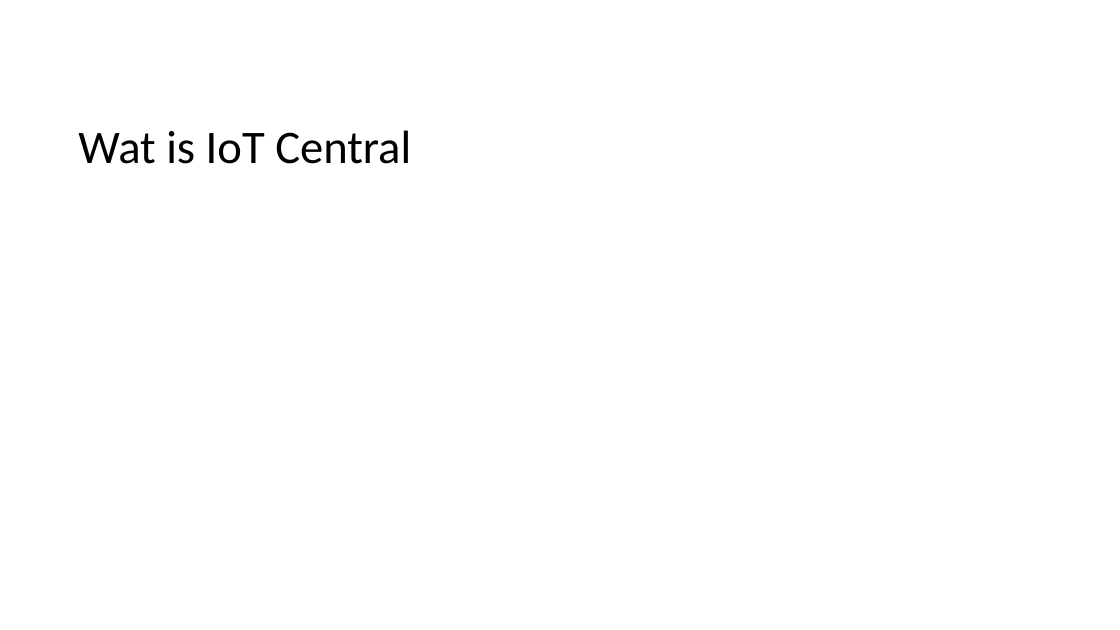
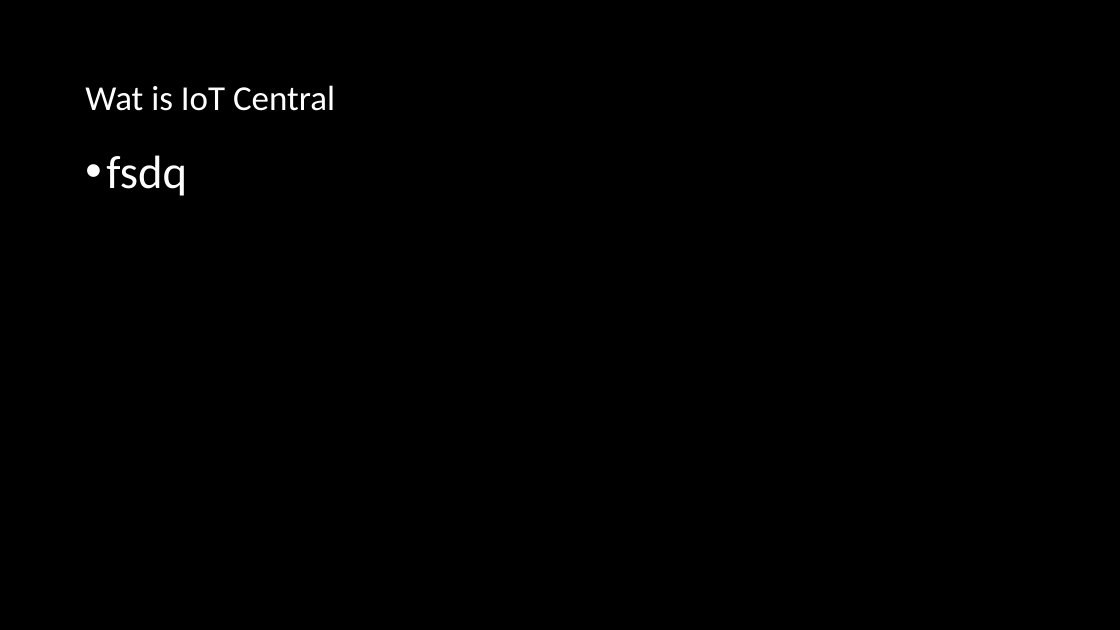
Before and after one commit to thomasgodon/DevCruiseTalk2023, a slide deck: slide 3 of .ppt/Azure Iot Central.pptx. Drawn at 1120x630 pixels with LibreOffice and Linux fonts; fonts in the diff are those of the drawing. Boxes give left, top, right and bottom in pixels: in the first picture for what was removed or moved away, otherwise in the second. Text is boxed around its words. In the diff, an @@ line names an element or a change of style, - is before the commit and + after.

```diff
--- a/.ppt/Azure Iot Central.pptx
+++ b/.ppt/Azure Iot Central.pptx
@@ background #FFFFFF to #000000 @@
@@ text "Wat is IoT Central" moved from (x1=78, y1=130, x2=411, y2=164) to (x1=85, y1=85, x2=335, y2=111) @@
@@ text "Wat is IoT Central" at (x1=85, y1=85, x2=335, y2=111): size 40 to 30 pt, text colour #000000 to #FFFFFF @@
@@ text added at (x1=106, y1=155, x2=187, y2=196), 40 pt, text #FFFFFF @@
+• fsdq
```
Also in this commit, not shown: 3 other slides changed, 2 other files.
